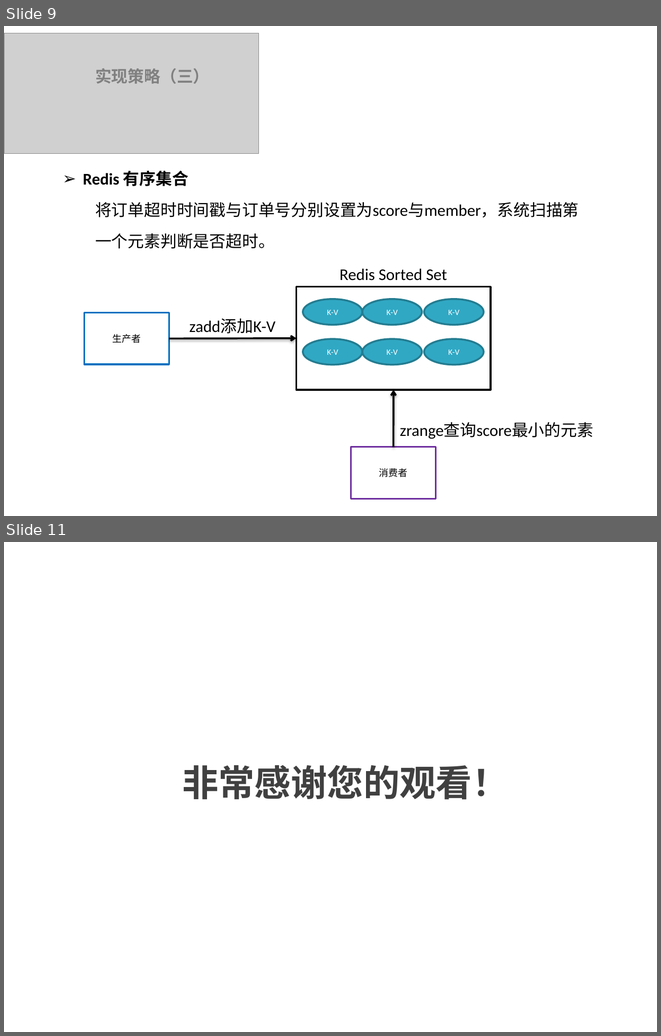
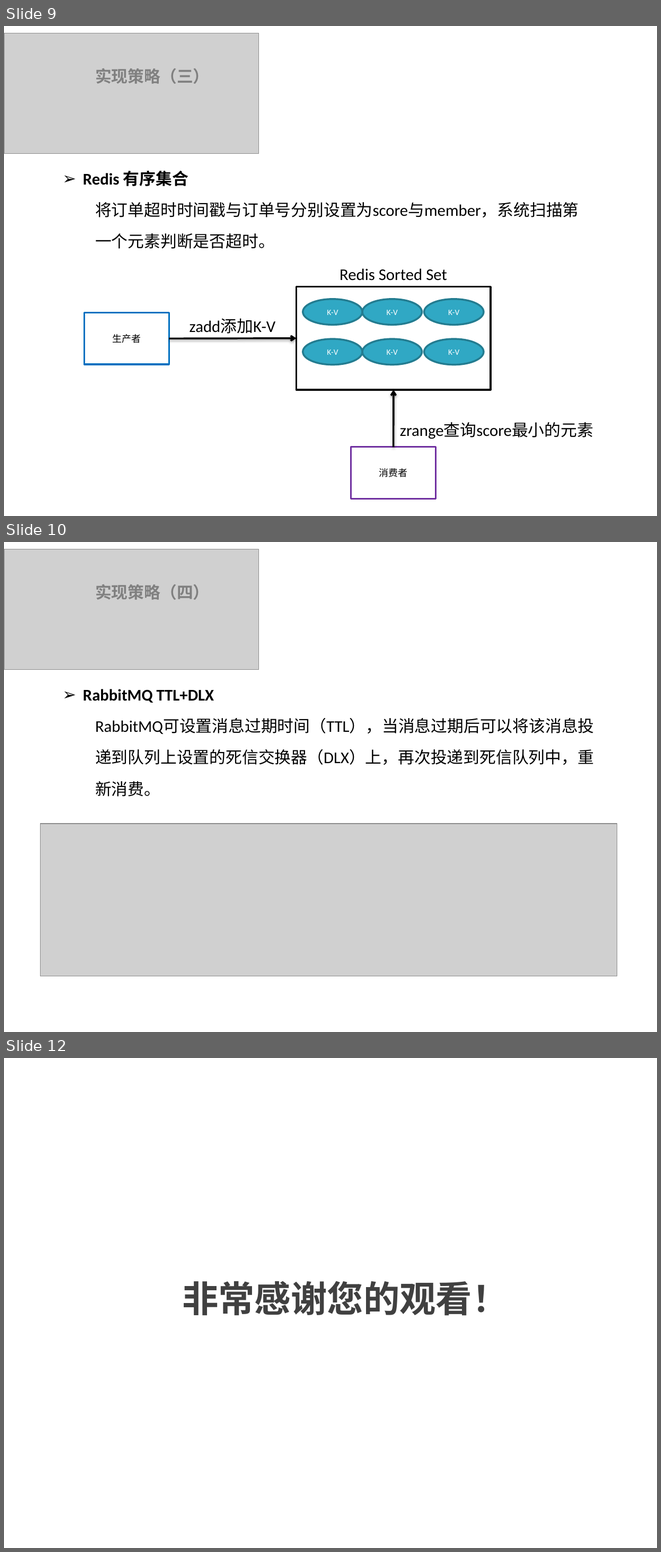
Before and after one commit to smallFive55/delayMessage, a slide deck: 超时订单自动关闭的实现.pptx. Shown one above the other, each under a label of ours: slides 9 and 11 before the commit, slides 9, 10 and 12 after it; the slides between them are not shown. The pictures are 661x1036 and 661x1552 pixels, drawn with LibreOffice and Linux fonts; fonts in the diff are those of the drawing; grey boxes stand for pictures; background and template pictures are left out. Boxes give left, top, right and bottom in pixels: in the first picture for what was removed or moved away, otherwise in the second. Text is boxed around its words. In the diff, an @@ line names an element or a change of style, - is before the commit and + after.

Commit message:
增加RabbitMQ的延迟任务实现

```diff
--- a/超时订单自动关闭的实现.pptx
+++ b/超时订单自动关闭的实现.pptx
@@ slide 10 added at box(4, 542, 657, 1032), background #FFFFFF @@
@@ picture added at box(4, 549, 258, 669) @@
@@ text added at box(95, 584, 210, 600), 18 pt, text #808080, bold @@
+实现策略（四）
@@ text added at box(83, 689, 594, 796), 18 pt, text #000000 @@
+➢ RabbitMQ TTL+DLX
+  RabbitMQ可设置消息过期时间（TTL），当消息过期后可以将该消息投递到队列上设置的死信交换器（DLX）上，再次投递到死信队列中，重新消费。
@@ picture added at box(41, 823, 617, 976) @@
@@ what was slide 11 is now slide 12 @@
```
Also in this commit, not shown: 4 slides changed, 32 other files.
